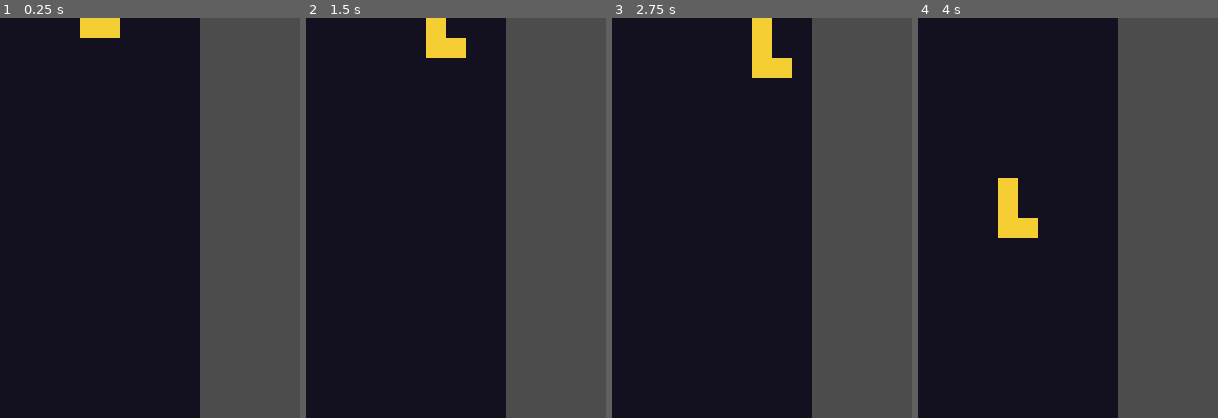
Above: before the commit, frames 1-4 (left to right).
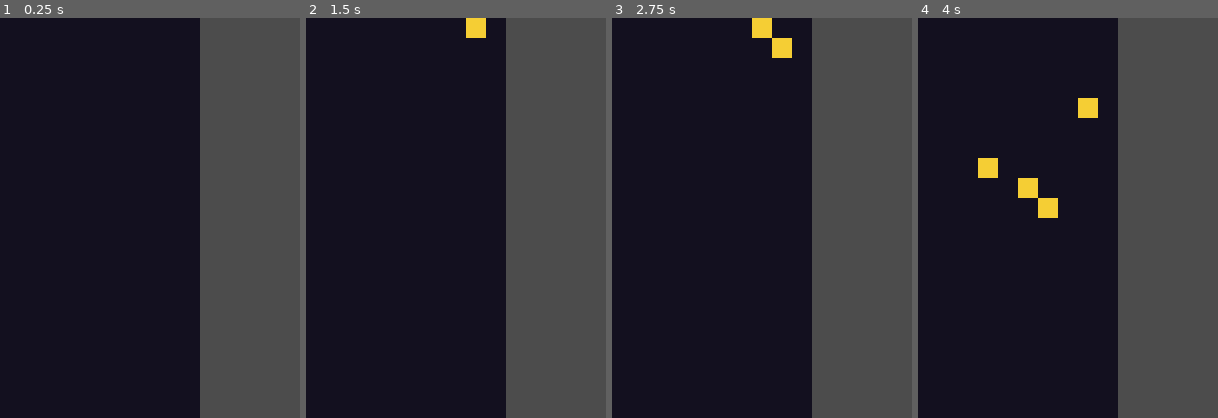
Above: after the commit, the same moments.

Repository: e-thab/tetris
Game: Godot game, scene res://scenes/Main.tscn
The game is run twice, just before and just after one commit, with the same random seed, the same clock (stepped at 60 frames per second) and the same inputs.
Inputs:
- Up to frame 1 (0.25 s): no input
- Up to frame 2 (1.5 s): tap Enter at 0.5 s; hold Right (move_right) 0.53-1.28 s; tap E (rotate_clockwise) at 0.6 s; tap Q (rotate_counterwise) at 0.8, 1.35 s; hold Left (move_left) from 1.28 s (still down)
- Up to frame 3 (2.75 s): tap E (rotate_clockwise) at 1.55, 2.1 s; release Left (move_left) at 2.03 s; hold Right (move_right) from 2.03 s (still down); tap Q (rotate_counterwise) at 2.3 s
- Up to frame 4 (4 s): release Right (move_right) at 2.78 s; hold Down (accelerate) 2.78-3.53 s; tap Q (rotate_counterwise) at 2.85, 3.8 s; tap E (rotate_clockwise) at 3.05, 3.6 s; hold Left (move_left) from 3.53 s (still down)

The runs differ from the first frame. In frame 1, 0.7% of the frame differs, in the area x 26-40%, y 0-5%; in frame 2, 1.3%; in frame 3, 1.3%; in frame 4, 2.7%, in the area x 20-60%, y 20-55%.
Error after the commit: Invalid get index '3' (on base: 'Array'). (res://scenes/Block.gd:80)

Commit message:
block rotation, half working

Diff:
--- a/project.godot
+++ b/project.godot
@@ -7,6 +7,11 @@
 ;   param=value ; assign values to parameters
 
 config_version=4
+
+_global_script_classes=[  ]
+_global_script_class_icons={
+
+}
 
 [application]
 
@@ -28,32 +33,32 @@
 
 move_left={
 "deadzone": 0.5,
-"events": [ Object(InputEventKey,"resource_local_to_scene":false,"resource_name":"","device":0,"alt":false,"shift":false,"control":false,"meta":false,"command":false,"pressed":false,"scancode":16777231,"physical_scancode":0,"unicode":0,"echo":false,"script":null)
+"events": [ Object(InputEventKey,"resource_local_to_scene":false,"resource_name":"","device":0,"alt":false,"shift":false,"control":false,"meta":false,"command":false,"pressed":false,"scancode":16777231,"unicode":0,"echo":false,"script":null)
  ]
 }
 move_right={
 "deadzone": 0.5,
-"events": [ Object(InputEventKey,"resource_local_to_scene":false,"resource_name":"","device":0,"alt":false,"shift":false,"control":false,"meta":false,"command":false,"pressed":false,"scancode":16777233,"physical_scancode":0,"unicode":0,"echo":false,"script":null)
+"events": [ Object(InputEventKey,"resource_local_to_scene":false,"resource_name":"","device":0,"alt":false,"shift":false,"control":false,"meta":false,"command":false,"pressed":false,"scancode":16777233,"unicode":0,"echo":false,"script":null)
  ]
 }
 rotate_clockwise={
 "deadzone": 0.5,
-"events": [ Object(InputEventKey,"resource_local_to_scene":false,"resource_name":"","device":0,"alt":false,"shift":false,"control":false,"meta":false,"command":false,"pressed":false,"scancode":69,"physical_scancode":0,"unicode":0,"echo":false,"script":null)
+"events": [ Object(InputEventKey,"resource_local_to_scene":false,"resource_name":"","device":0,"alt":false,"shift":false,"control":false,"meta":false,"command":false,"pressed":false,"scancode":69,"unicode":0,"echo":false,"script":null)
  ]
 }
 rotate_counterwise={
 "deadzone": 0.5,
-"events": [ Object(InputEventKey,"resource_local_to_scene":false,"resource_name":"","device":0,"alt":false,"shift":false,"control":false,"meta":false,"command":false,"pressed":false,"scancode":81,"physical_scancode":0,"unicode":0,"echo":false,"script":null)
+"events": [ Object(InputEventKey,"resource_local_to_scene":false,"resource_name":"","device":0,"alt":false,"shift":false,"control":false,"meta":false,"command":false,"pressed":false,"scancode":81,"unicode":0,"echo":false,"script":null)
  ]
 }
 drop={
 "deadzone": 0.5,
-"events": [ Object(InputEventKey,"resource_local_to_scene":false,"resource_name":"","device":0,"alt":false,"shift":false,"control":false,"meta":false,"command":false,"pressed":false,"scancode":32,"physical_scancode":0,"unicode":0,"echo":false,"script":null)
+"events": [ Object(InputEventKey,"resource_local_to_scene":false,"resource_name":"","device":0,"alt":false,"shift":false,"control":false,"meta":false,"command":false,"pressed":false,"scancode":32,"unicode":0,"echo":false,"script":null)
  ]
 }
 accelerate={
 "deadzone": 0.5,
-"events": [ Object(InputEventKey,"resource_local_to_scene":false,"resource_name":"","device":0,"alt":false,"shift":false,"control":false,"meta":false,"command":false,"pressed":false,"scancode":16777234,"physical_scancode":0,"unicode":0,"echo":false,"script":null)
+"events": [ Object(InputEventKey,"resource_local_to_scene":false,"resource_name":"","device":0,"alt":false,"shift":false,"control":false,"meta":false,"command":false,"pressed":false,"scancode":16777234,"unicode":0,"echo":false,"script":null)
  ]
 }
 
--- a/scenes/Block.gd
+++ b/scenes/Block.gd
@@ -14,14 +14,21 @@
 
 # Called when the node enters the scene tree for the first time.
 func _ready():
-	for i in $Shape.get_children():
-		pos_arr.append([$Shape.position.x/20 + i.position.x/20,
-						$Shape.position.y/20 + i.position.y/20]) # populate position array
+	generate_pos_arr()
 	color = $Shape.modulate
-	print(pos_arr)
+	#print(pos_arr)
 
 # Called every frame. 'delta' is the elapsed time since the previous frame.
 func _process(delta):
+	interpret_movement(delta)
+
+	if Input.is_action_just_pressed("rotate_clockwise"):
+		rotate_block(true)
+	elif Input.is_action_just_pressed("rotate_counterwise"):
+		rotate_block(false)
+
+
+func interpret_movement(delta):
 	if Input.is_action_just_pressed("move_left"):
 		move_left()
 	elif Input.is_action_just_pressed("move_right"):
@@ -32,17 +39,49 @@
 	if Input.is_action_pressed("move_right"):
 		right_held += delta
 
-	if left_held >= 0.15:
-		left_held = 0
+	if left_held >= 0.3:
+		left_held = 0.15
 		move_left()
-	if right_held >= 0.15:
-		right_held = 0
+	if right_held >= 0.3:
+		right_held = 0.15
 		move_right()
 
 	if Input.is_action_just_released("move_left"):
 		left_held = 0
 	if Input.is_action_just_released("move_right"):
 		right_held = 0
+
+
+func rotate_block(clockwise):
+	var anchor = $Shape/Anchor
+	var new_pos_arr = []
+
+	#if clockwise:
+		# iterate through each child shape (anchor being child 0)
+	for s in $Shape.get_children():
+		if anchor == s:
+			continue
+
+		# find x and y distance from anchor tile
+		var x = s.position.x - anchor.position.x
+		var y = s.position.y - anchor.position.y
+
+		# apply rotation
+		#s.position.y += -x * pow(-1, float(clockwise)) - y
+		#s.position.x += y * pow(-1, float(clockwise)) - x
+		var new_pos = [-x * pow(-1, float(clockwise)) - y,
+						y * pow(-1, float(clockwise)) - x]
+		new_pos_arr.append(new_pos)
+
+		if main.is_occupied(calculate_pos(new_pos)):
+			return
+
+	for i in range(1, $Shape.get_child_count()):
+		$Shape.get_child(i).position.x = new_pos_arr[i][0]
+		$Shape.get_child(i).position.y = new_pos_arr[i][1]
+
+
+	generate_pos_arr()
 
 
 func move_down():
@@ -88,6 +127,19 @@
 	return true
 
 
+func generate_pos_arr():
+	# populate position array
+	pos_arr = []
+	for i in $Shape.get_children():
+		pos_arr.append([$Shape.position.x/20 + i.position.x/20,
+						$Shape.position.y/20 + i.position.y/20])
+
+
+func calculate_pos(arr):
+	# return simplified format x,y pos given transform x,y coordinates
+	return [arr[0]/20, arr[1]/20]
+
+
 func set_main(node):
 	main = node
 
--- a/scenes/Block.tscn
+++ b/scenes/Block.tscn
@@ -11,7 +11,7 @@
 "_edit_group_": true
 }
 
-[node name="Square" type="Sprite" parent="Shape"]
+[node name="Anchor" type="Sprite" parent="Shape"]
 texture = ExtResource( 1 )
 centered = false
 
--- a/scenes/L Block Reverse.tscn
+++ b/scenes/L Block Reverse.tscn
@@ -6,12 +6,9 @@
 
 [node name="Shape" parent="." index="0"]
 modulate = Color( 0.505882, 0.34902, 0.65098, 1 )
-position = Vector2( 80, -40 )
+position = Vector2( 80, -60 )
 
-[node name="Square" parent="Shape" index="0"]
-position = Vector2( 20, 0 )
-
-[node name="Square2" parent="Shape" index="1"]
+[node name="Anchor" parent="Shape" index="0"]
 position = Vector2( 20, 20 )
 
 [node name="Square3" parent="Shape" index="2"]
--- a/scenes/L Block.tscn
+++ b/scenes/L Block.tscn
@@ -6,10 +6,13 @@
 
 [node name="Shape" parent="." index="0"]
 modulate = Color( 0.960784, 0.807843, 0.203922, 1 )
-position = Vector2( 80, -40 )
+position = Vector2( 80, -60 )
+
+[node name="Anchor" parent="Shape" index="0"]
+position = Vector2( 0, 20 )
 
 [node name="Square2" parent="Shape" index="1"]
-position = Vector2( 0, 20 )
+position = Vector2( 0, 0 )
 
 [node name="Square3" parent="Shape" index="2"]
 position = Vector2( 0, 40 )
--- a/scenes/Line Block.tscn
+++ b/scenes/Line Block.tscn
@@ -6,10 +6,13 @@
 
 [node name="Shape" parent="." index="0"]
 modulate = Color( 0.141176, 0.682353, 0.882353, 1 )
-position = Vector2( 80, -60 )
+position = Vector2( 80, -80 )
+
+[node name="Anchor" parent="Shape" index="0"]
+position = Vector2( 0, 20 )
 
 [node name="Square2" parent="Shape" index="1"]
-position = Vector2( 0, 20 )
+position = Vector2( 0, 0 )
 
 [node name="Square3" parent="Shape" index="2"]
 position = Vector2( 0, 40 )
--- a/scenes/Main.tscn
+++ b/scenes/Main.tscn
@@ -3979,5 +3979,4 @@
 
 [node name="Tick" type="Timer" parent="."]
 autostart = true
-
 [connection signal="timeout" from="Tick" to="." method="_on_Tick_timeout"]
--- a/scenes/Square Block.tscn
+++ b/scenes/Square Block.tscn
@@ -6,7 +6,7 @@
 
 [node name="Shape" parent="." index="0"]
 modulate = Color( 0.819608, 0.215686, 0.462745, 1 )
-position = Vector2( 80, -20 )
+position = Vector2( 80, -40 )
 
 [node name="Square3" parent="Shape" index="2"]
 position = Vector2( 0, 20 )
--- a/scenes/T Block.tscn
+++ b/scenes/T Block.tscn
@@ -6,4 +6,10 @@
 
 [node name="Shape" parent="." index="0"]
 modulate = Color( 0.454902, 0.768627, 0.568627, 1 )
-position = Vector2( 80, -20 )
+position = Vector2( 80, -40 )
+
+[node name="Anchor" parent="Shape" index="0"]
+position = Vector2( 20, 0 )
+
+[node name="Square2" parent="Shape" index="1"]
+position = Vector2( 0, 0 )
--- a/scenes/Z Block Reverse.tscn
+++ b/scenes/Z Block Reverse.tscn
@@ -6,10 +6,13 @@
 
 [node name="Shape" parent="." index="0"]
 modulate = Color( 0.890196, 0.45098, 0.678431, 1 )
-position = Vector2( 80, -40 )
+position = Vector2( 80, -60 )
+
+[node name="Anchor" parent="Shape" index="0"]
+position = Vector2( 0, 20 )
 
 [node name="Square2" parent="Shape" index="1"]
-position = Vector2( 0, 20 )
+position = Vector2( 0, 0 )
 
 [node name="Square3" parent="Shape" index="2"]
 position = Vector2( 20, 20 )
--- a/scenes/Z Block.tscn
+++ b/scenes/Z Block.tscn
@@ -6,12 +6,9 @@
 
 [node name="Shape" parent="." index="0"]
 modulate = Color( 0.12549, 0.607843, 0.592157, 1 )
-position = Vector2( 80, -40 )
+position = Vector2( 80, -60 )
 
-[node name="Square" parent="Shape" index="0"]
-position = Vector2( 20, 0 )
-
-[node name="Square2" parent="Shape" index="1"]
+[node name="Anchor" parent="Shape" index="0"]
 position = Vector2( 20, 20 )
 
 [node name="Square3" parent="Shape" index="2"]
